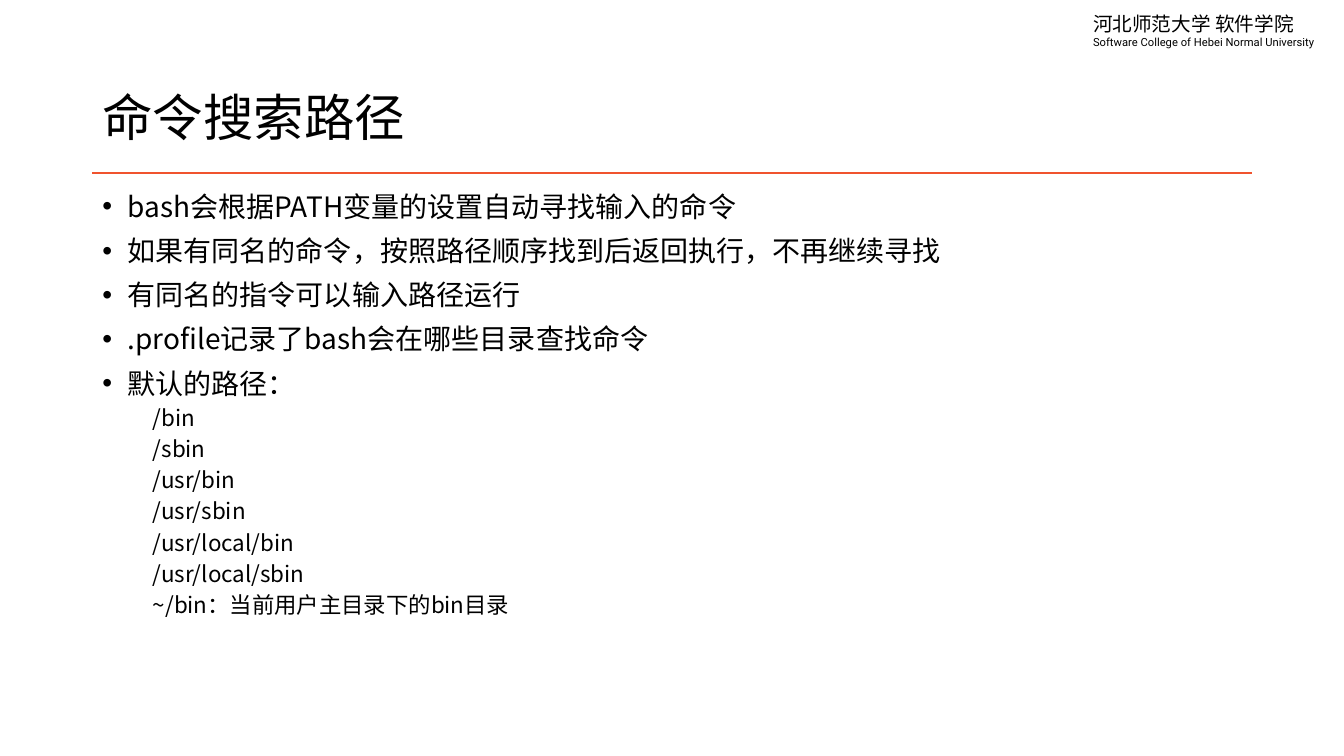
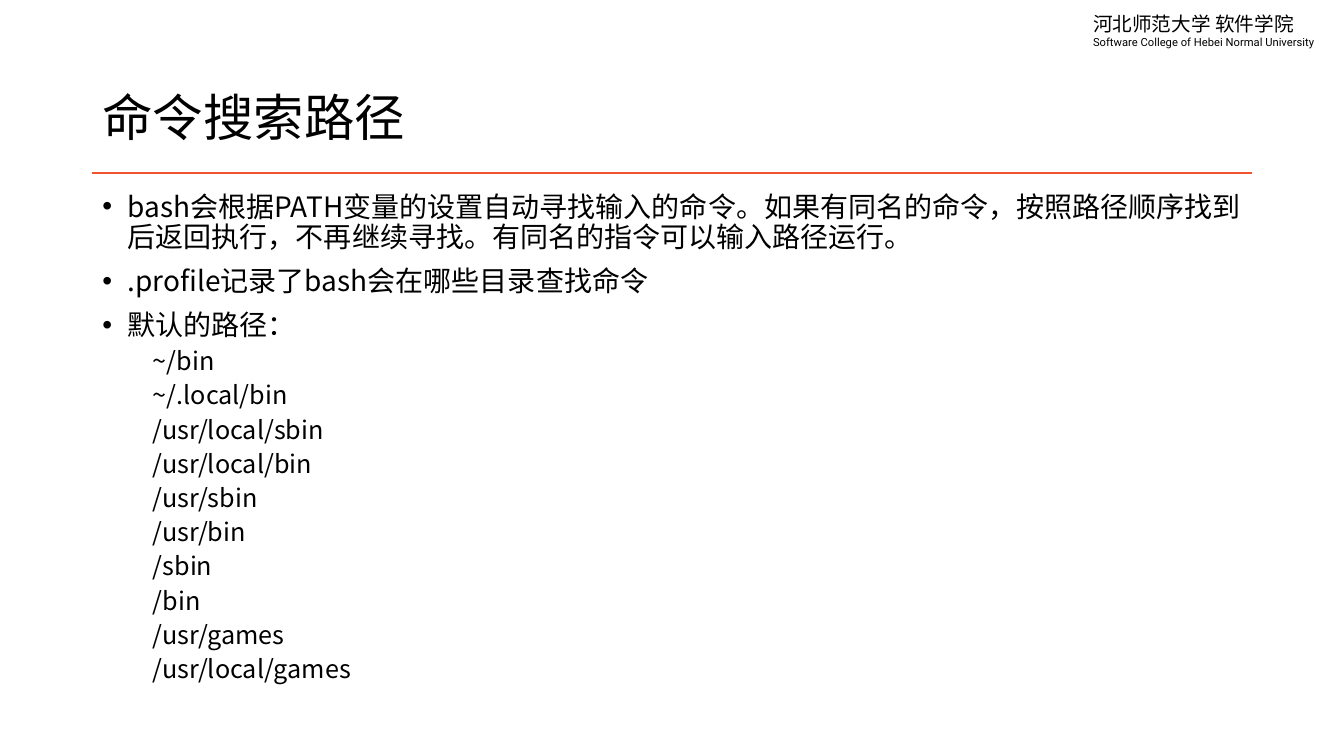
Before and after one commit to edu2act/course-linux-system, a slide deck: slide 6 of materials/slides/ch03-terminal-and-basic.pptx. Drawn at 1344x756 pixels with LibreOffice and Linux fonts; fonts in the diff are those of the drawing. Boxes give left, top, right and bottom in pixels: in the first picture for what was removed or moved away, otherwise in the second. Text is boxed around its words. In the diff, an @@ line names an element or a change of style, - is before the commit and + after.

Commit message:
update pptx

```diff
--- a/materials/slides/ch03-terminal-and-basic.pptx
+++ b/materials/slides/ch03-terminal-and-basic.pptx
@@ text at [128,193,1241,250]: text changed @@
-• bash会根据PATH变量的设置自动寻找输入的命令
-• 如果有同名的命令，按照路径顺序找到后返回执行，不再继续寻找
-• 有同名的指令可以输入路径运行
+• bash会根据PATH变量的设置自动寻找输入的命令。如果有同名的命令，按照路径顺序找到后返回执行，不再继续寻找。有同名的指令可以输入路径运行。
@@ text at [153,350,324,580]: paragraphs added @@
+  ~/bin
+  ~/.local/bin
+  /usr/local/sbin
+  /usr/local/bin
+  /usr/sbin
+  /usr/bin
+  /sbin
@@ text at [153,590,201,615]: size 16 to 18 pt in "/bin" @@
@@ text at [153,624,351,684]: text changed; size 16 to 18 pt @@
-  /sbin
-  /usr/bin
-  /usr/sbin
-  /usr/local/bin
-  /usr/local/sbin
-  ~/bin：当前用户主目录下的bin目录
+  /usr/games
+  /usr/local/games
```
Also in this commit, not shown: 2 other slides changed, 2 slides removed, 15 other files.
